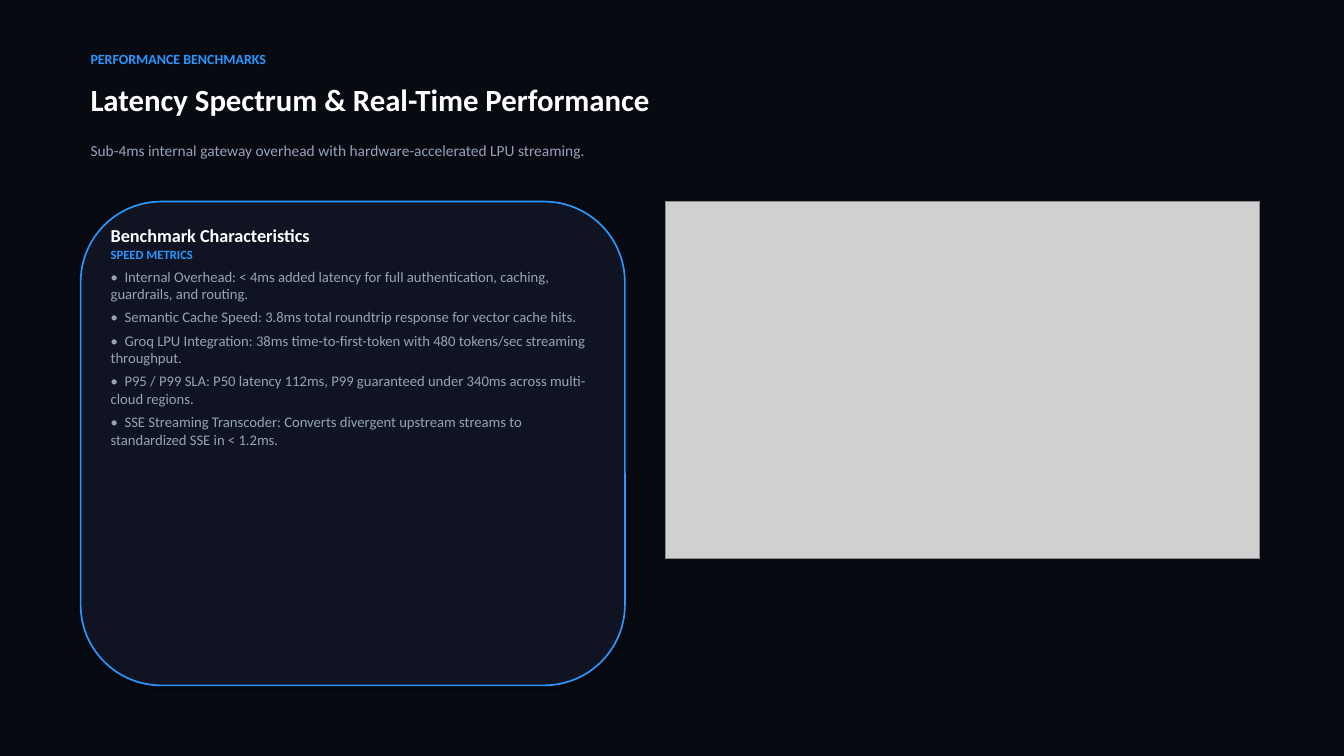
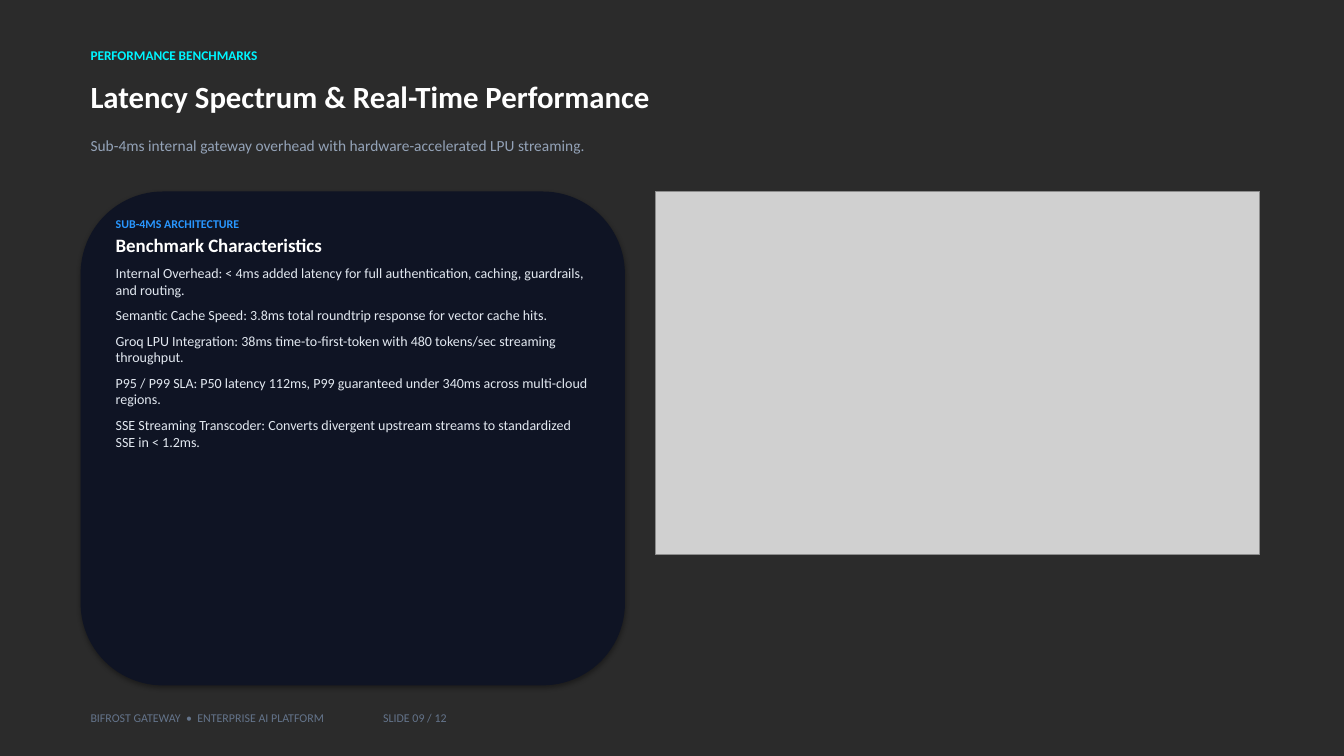
Before and after one commit to Ranjeet7680/BIFROST-GATEWAY, a slide deck: slide 9 of Bifrost_Gateway_Enterprise_Pitch.pptx. Drawn at 1344x756 pixels with LibreOffice and Linux fonts; fonts in the diff are those of the drawing; grey boxes stand for pictures; background and template pictures are left out; a plain dark background stands for a picture behind light text. Boxes give left, top, right and bottom in pixels: in the first picture for what was removed or moved away, otherwise in the second. Text is boxed around its words. In the diff, an @@ line names an element or a change of style, - is before the commit and + after.

Commit message:
feat(presentation): add cinematic keynote background, remove card lines/borders, and polish layout for PPTX and PDF decks

```diff
--- a/Bifrost_Gateway_Enterprise_Pitch.pptx
+++ b/Bifrost_Gateway_Enterprise_Pitch.pptx
@@ background #FFFFFF to picture (left out) @@
@@ rectangle removed at bbox=[0, 0, 1344, 756] @@
@@ text "PERFORMANCE BENCHMARKS" at bbox=[91, 51, 258, 60]: size 10 to 9.5 pt, text colour #2997FF to #00F5FF @@
@@ text "Sub-4ms internal gateway overhead with ...": place and size @@
-text "Sub-4ms internal gateway overhead with ..." at bbox=[91, 145, 584, 159]
+text "Sub-4ms internal gateway overhead with ..." at bbox=[91, 140, 584, 154]
@@ rounded rectangle: place and size @@
-rounded rectangle at bbox=[81, 202, 625, 686]
+rounded rectangle at bbox=[81, 192, 625, 686]
@@ rounded rectangle at bbox=[81, 192, 625, 686]: fill #101422 to #0F1424; outline #2997FF 1.2 pt to none @@
@@ picture: place and size @@
-picture at bbox=[665, 202, 1260, 559]
+picture at bbox=[655, 192, 1260, 555]
@@ text "SUB-4MS ARCHITECTURE": place and size @@
-text "SUB-4MS ARCHITECTURE" at bbox=[111, 229, 585, 445]
+text "SUB-4MS ARCHITECTURE" at bbox=[116, 220, 587, 447]
@@ text at bbox=[116, 220, 239, 228]: paragraph added @@
+SUB-4MS ARCHITECTURE
@@ text at bbox=[116, 238, 321, 252]: size 13 to 13.5 pt in "Benchmark Characteristics"; more space between paragraphs @@
@@ text at bbox=[116, 268, 587, 447]: text changed; size 10.5 to 10 pt; text colour #94A3B8 to #E2E8F0 @@
-SPEED METRICS
-• Internal Overhead: < 4ms added latency for full authentication, caching, guardrails, and routing.
-• Semantic Cache Speed: 3.8ms total roundtrip response for vector cache hits.
-• Groq LPU Integration: 38ms time-to-first-token with 480 tokens/sec streaming throughput.
-• P95 / P99 SLA: P50 latency 112ms, P99 guaranteed under 340ms across multi-cloud regions.
-• SSE Streaming Transcoder: Converts divergent upstream streams to standardized SSE in < 1.2ms.
+Internal Overhead: < 4ms added latency for full authentication, caching, guardrails, and routing.
+Semantic Cache Speed: 3.8ms total roundtrip response for vector cache hits.
+Groq LPU Integration: 38ms time-to-first-token with 480 tokens/sec streaming throughput.
+P95 / P99 SLA: P50 latency 112ms, P99 guaranteed under 340ms across multi-cloud regions.
+SSE Streaming Transcoder: Converts divergent upstream streams to standardized SSE in < 1.2ms.
@@ text added at bbox=[91, 714, 447, 722], 8.5 pt, text #64748B @@
+BIFROST GATEWAY • ENTERPRISE AI PLATFORM SLIDE 09 / 12
```
Also in this commit, not shown: 11 other slides changed, 6 other files.
